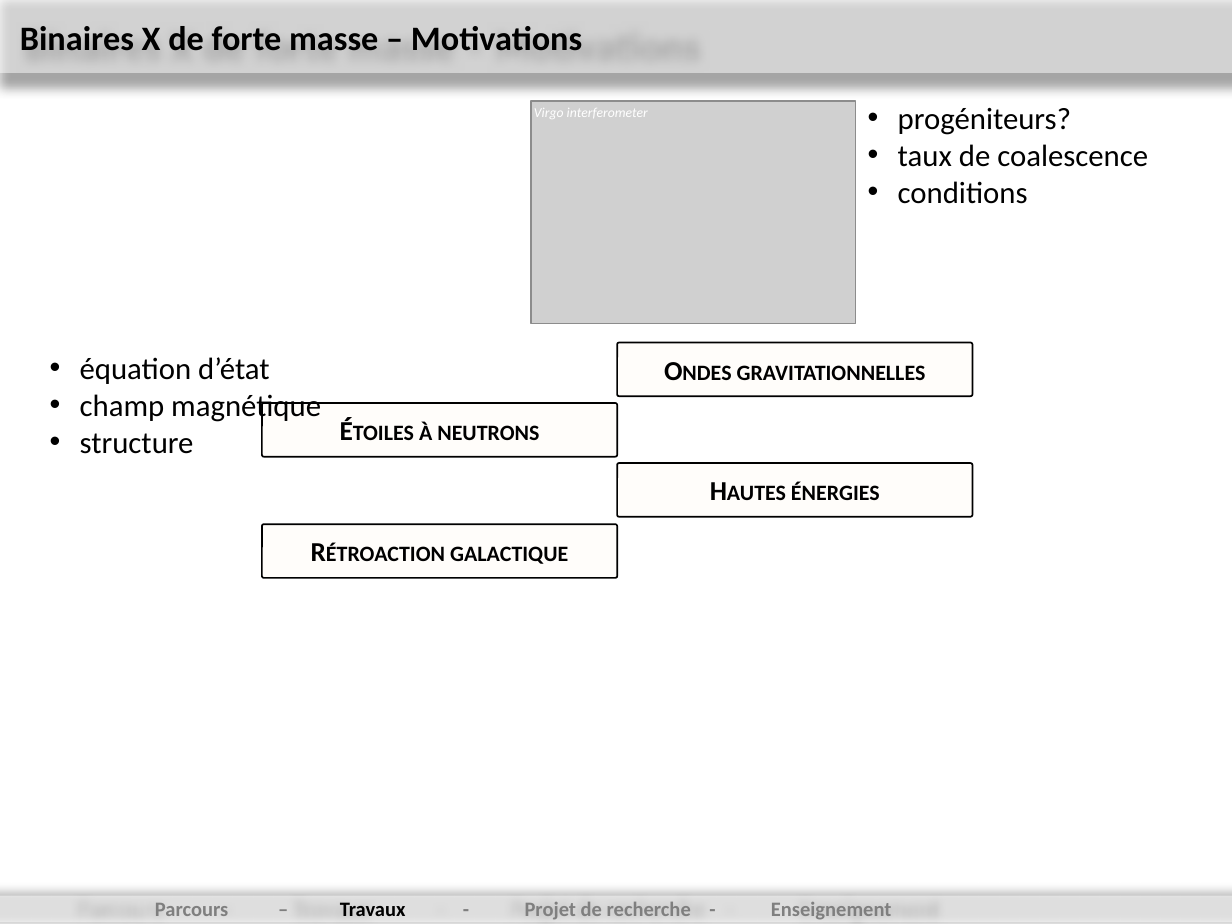
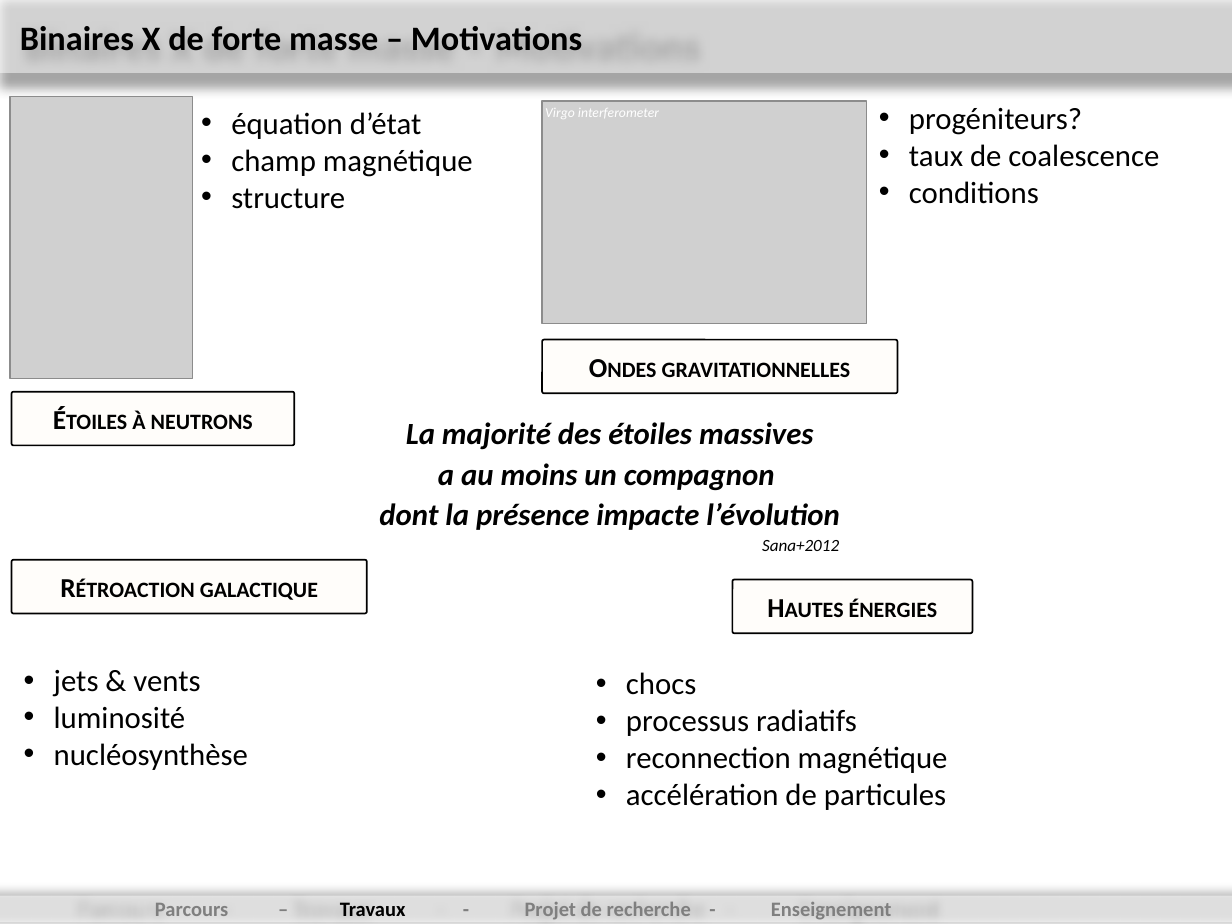
Before and after one commit to Ileyk/MdC_IAP_19, a slide deck: slide 5 of Oral/talk/talk.pptx (slide 4 before the commit). Drawn at 1232x924 pixels with LibreOffice and Linux fonts; fonts in the diff are those of the drawing; grey boxes stand for pictures; background and template pictures are left out. Boxes give left, top, right and bottom in pixels: in the first picture for what was removed or moved away, otherwise in the second. Text is boxed around its words. In the diff, an @@ line names an element or a change of style, - is before the commit and + after.

```diff
--- a/Oral/talk/talk.pptx
+++ b/Oral/talk/talk.pptx
@@ picture added at bbox=[10, 96, 192, 378] @@
@@ text "équation d’état": place and size @@
-text "équation d’état" at bbox=[80, 357, 321, 454]
+text "équation d’état" at bbox=[231, 112, 473, 209]
@@ 2 texts, 1 picture: place and size @@
-2 texts, 1 picture at bbox=[531, 101, 1148, 324]
+2 texts, 1 picture at bbox=[542, 101, 1159, 324]
@@ rounded rectangle "Ondes gravitationnelles": place and size @@
-rounded rectangle "Ondes gravitationnelles" at bbox=[617, 342, 972, 397]
+rounded rectangle "Ondes gravitationnelles" at bbox=[542, 340, 897, 394]
@@ rounded rectangle "Étoiles à neutrons": place and size @@
-rounded rectangle "Étoiles à neutrons" at bbox=[262, 403, 617, 457]
+rounded rectangle "Étoiles à neutrons" at bbox=[11, 392, 293, 446]
@@ text added at bbox=[379, 422, 840, 530], 18 pt, text #000000, bold, italic @@
+La majorité des étoiles massives
+a au moins un compagnon
+dont la présence impacte l’évolution
@@ rounded rectangle "Rétroaction galactique": place and size @@
-rounded rectangle "Rétroaction galactique" at bbox=[262, 525, 617, 579]
+rounded rectangle "Rétroaction galactique" at bbox=[11, 559, 366, 614]
@@ text added at bbox=[762, 540, 839, 551], 10 pt, text #000000, italic @@
+Sana+2012
@@ rounded rectangle "Hautes énergies": place and size @@
-rounded rectangle "Hautes énergies" at bbox=[617, 463, 972, 517]
+rounded rectangle "Hautes énergies" at bbox=[733, 579, 973, 633]
@@ text added at bbox=[54, 670, 248, 770], 18 pt, text #000000 @@
+• jets & vents
+• luminosité
+• nucléosynthèse
@@ text added at bbox=[626, 672, 948, 810], 18 pt, text #000000 @@
+• chocs
+• processus radiatifs
+• reconnection magnétique
+• accélération de particules
```
Also in this commit, not shown: 1 other slide changed, 1 slide added, 3 other files.
